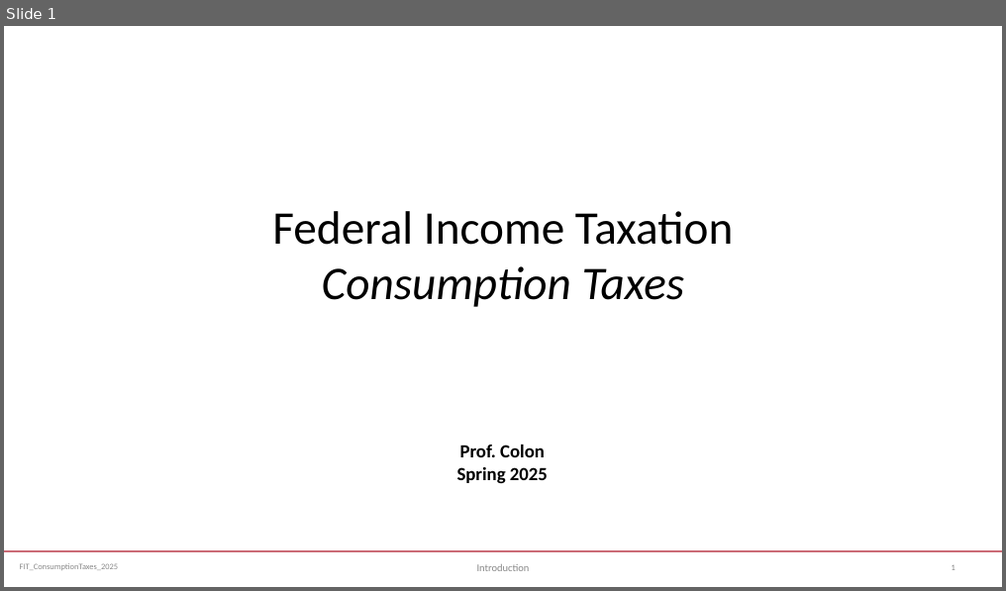
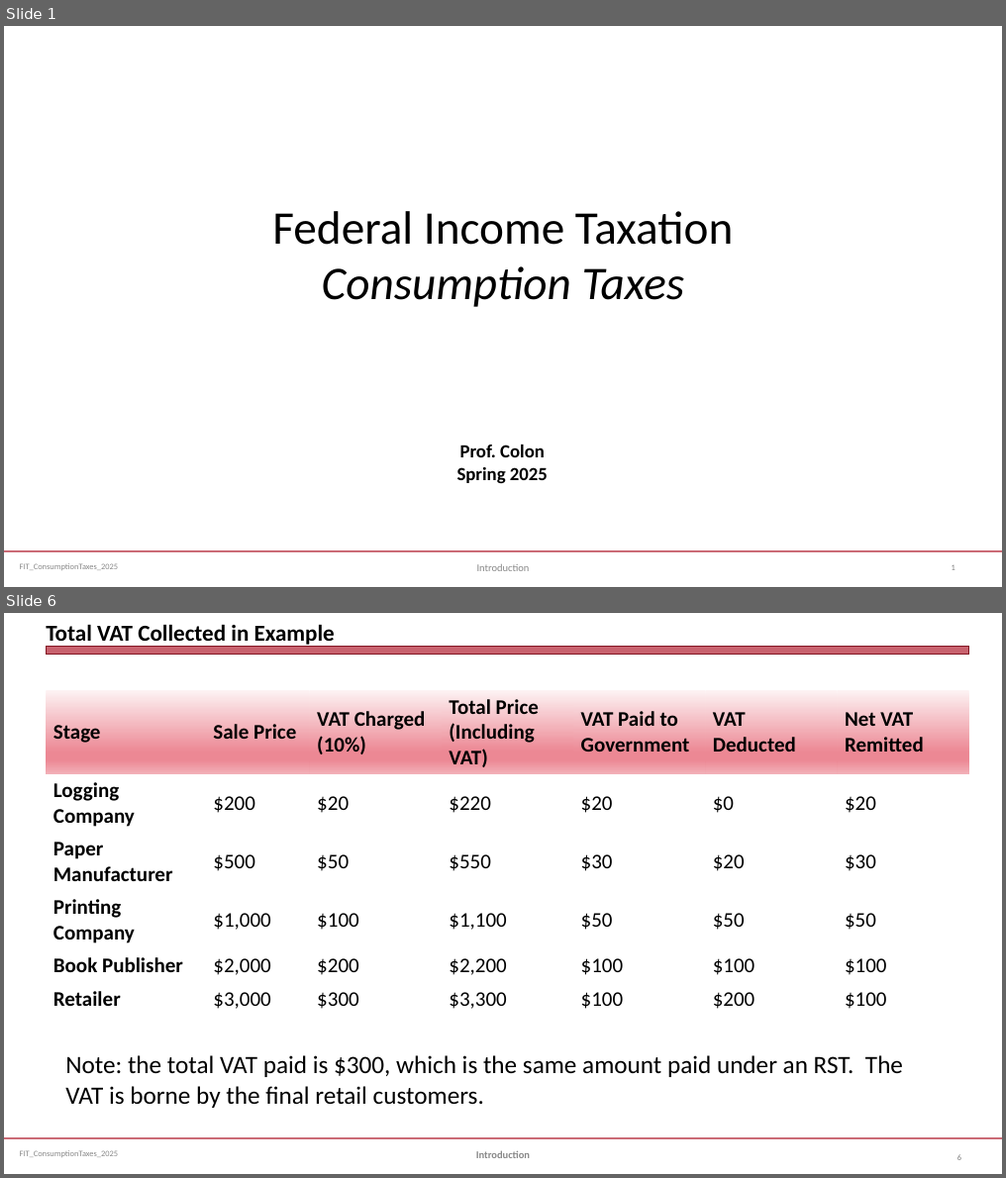
Before and after one commit to jmc877/Fed-Income-Tax, a slide deck: slides/FIT_ConsumptionTaxes_2025S.pptx. Shown one above the other, each under a label of ours: slide 1 before the commit, slides 1 and 6 after it; the slides between them are not shown. The pictures are 1006x591 and 1006x1178 pixels, drawn with LibreOffice and Linux fonts; fonts in the diff are those of the drawing. Boxes give left, top, right and bottom in pixels: in the first picture for what was removed or moved away, otherwise in the second. Text is boxed around its words. In the diff, an @@ line names an element or a change of style, - is before the commit and + after.

```diff
--- a/slides/FIT_ConsumptionTaxes_2025S.pptx
+++ b/slides/FIT_ConsumptionTaxes_2025S.pptx
@@ slide 6 added at <box>4,613,1002,1174</box>, background #FFFFFF; not listed: 2 template elements that a slide beside it also shows @@
@@ title added at <box>46,624,335,648</box>, 22 pt, text #000000, bold @@
+Total VAT Collected in Example
@@ rectangle added at <box>46,647,969,655</box>, fill #B01C2E at 69% opacity, outline #821522 0 pt @@
@@ table added at <box>46,690,969,1013</box>, 6 rows, 7 columns @@
+Stage | Sale Price | VAT Charged (10%) | Total Price (Including VAT) | VAT Paid to Government | VAT Deducted | Net VAT Remitted
+Logging Company | $200 | $20 | $220 | $20 | $0 | $20
+Paper Manufacturer | $500 | $50 | $550 | $30 | $20 | $30
+Printing Company | $1,000 | $100 | $1,100 | $50 | $50 | $50
+Book Publisher | $2,000 | $200 | $2,200 | $100 | $100 | $100
+Retailer | $3,000 | $300 | $3,300 | $100 | $200 | $100
@@ text added at <box>65,1056,903,1108</box>, 24 pt, text #000000 @@
+Note: the total VAT paid is $300, which is the same amount paid under an RST. The VAT is borne by the final retail customers.
@@ text added at <box>476,1151,530,1158</box>, 10 pt, text #898989, bold @@
+Introduction
@@ page number added at <box>957,1155,961,1160</box>, 8 pt, text #808080 @@
+6
```
Also in this commit, not shown: 2 slides changed, 14 other slides added, 1 other file.
